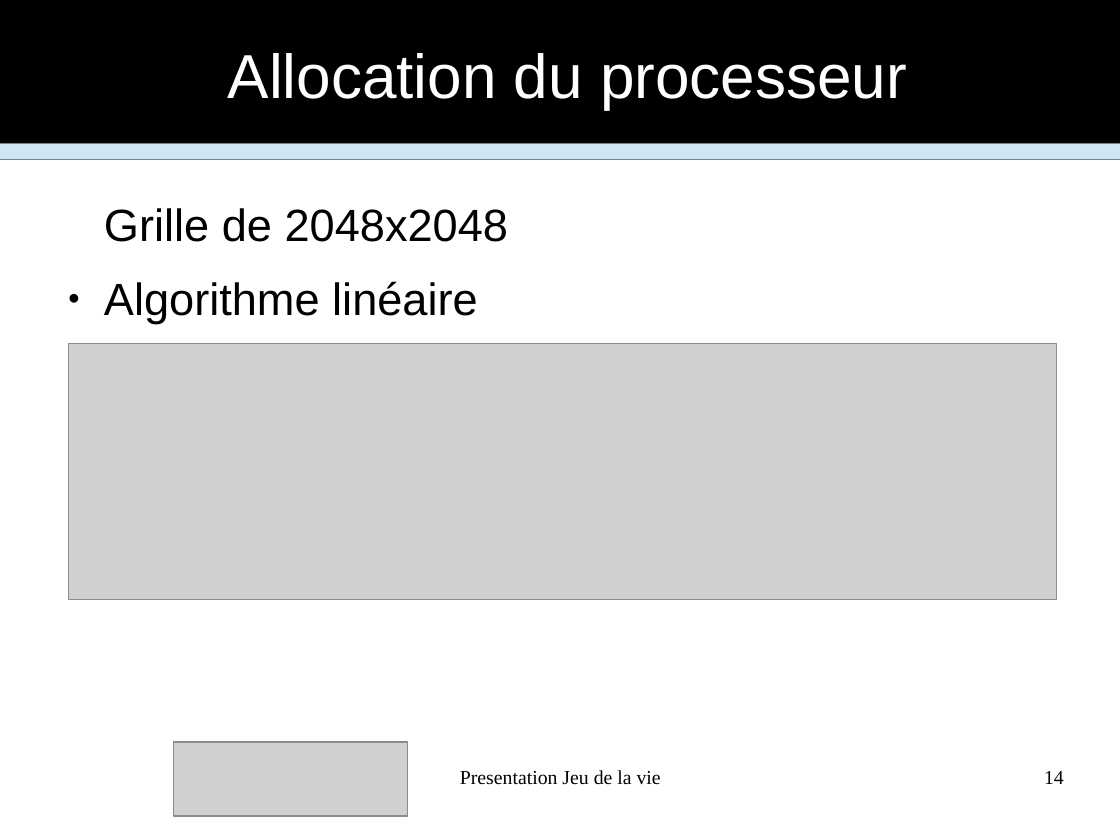
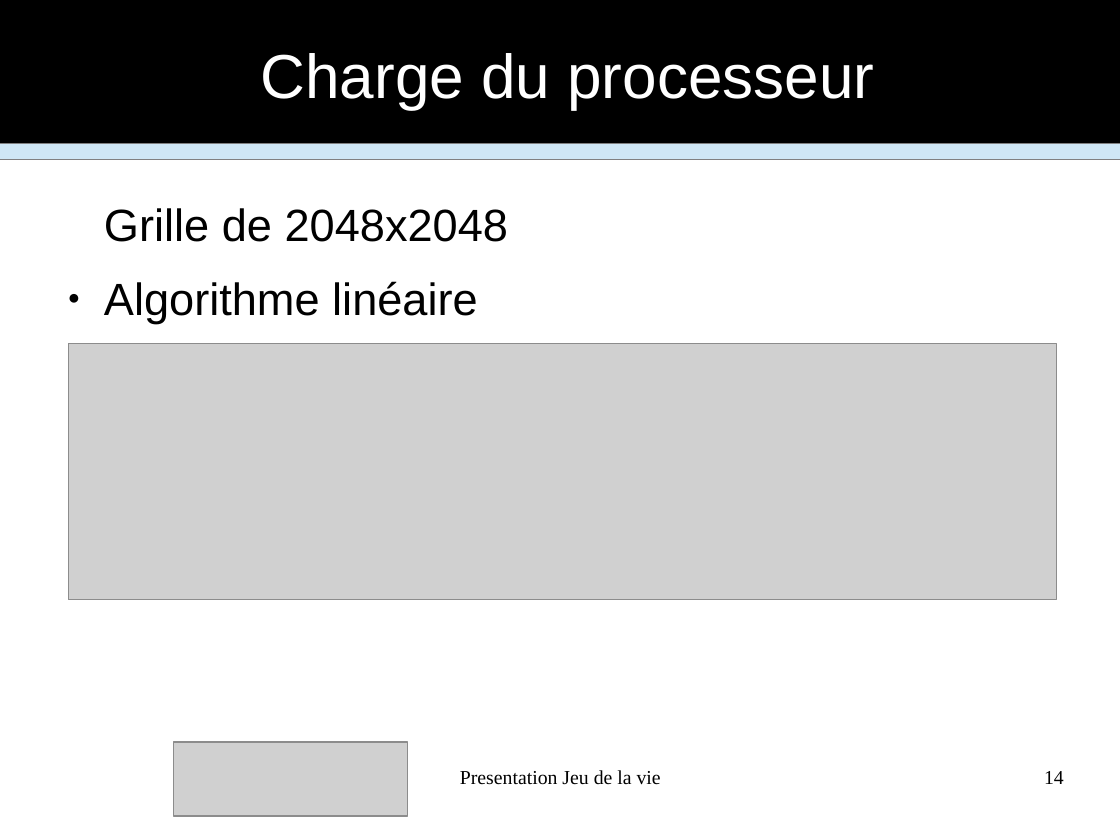
Before and after one commit to FabienInspiron/lifegame, a slide deck: slide 14 of Rapport/Presentation.odp. Drawn at 1120x840 pixels with LibreOffice and Linux fonts; fonts in the diff are those of the drawing; grey boxes stand for pictures. Boxes give left, top, right and bottom in pixels: in the first picture for what was removed or moved away, otherwise in the second. Text is boxed around its words. In the diff, an @@ line names an element or a change of style, - is before the commit and + after.

```diff
--- a/Rapport/Presentation.odp
+++ b/Rapport/Presentation.odp
@@ title at (x1=261, y1=53, x2=874, y2=109): text changed @@
-Allocation du processeur
+Charge du processeur
```
Also in this commit, not shown: 1 other file.
